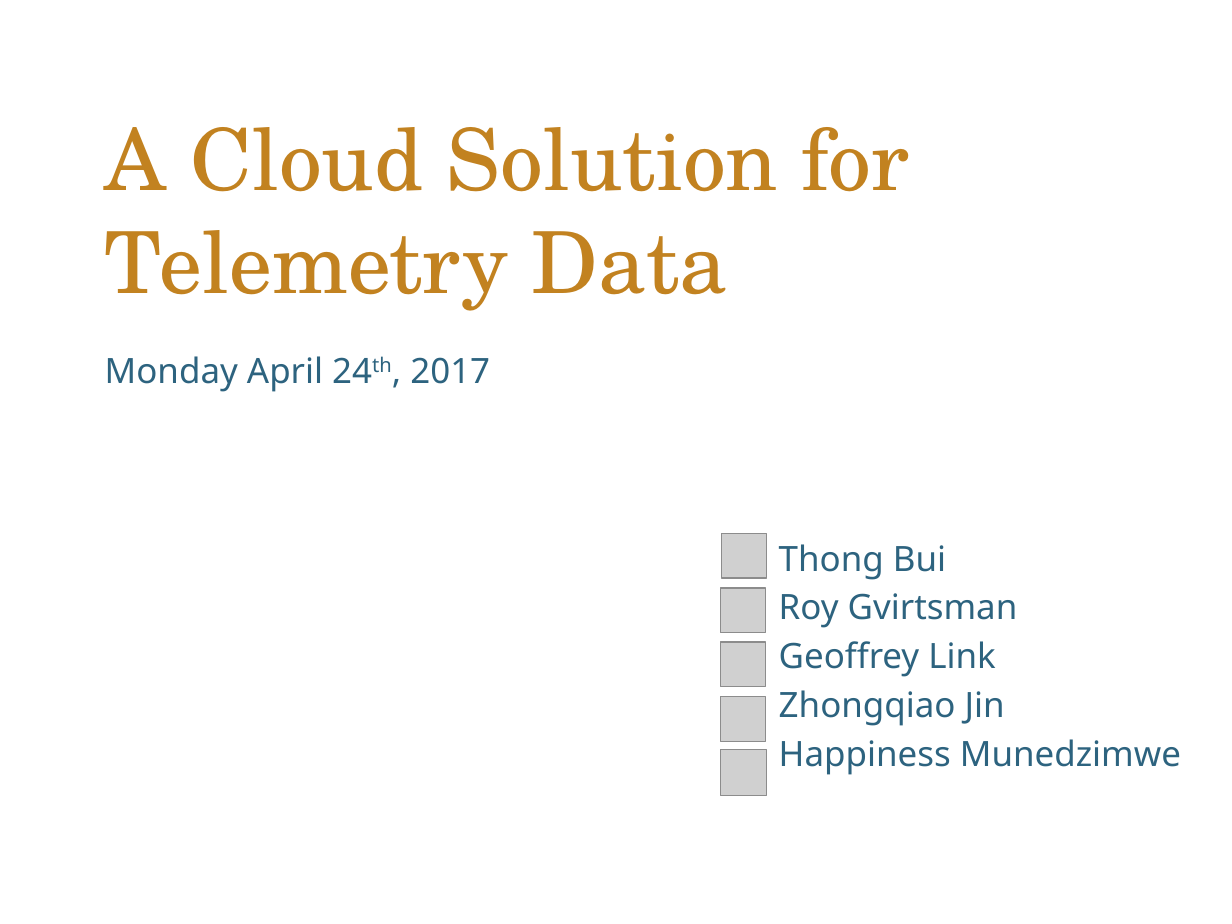
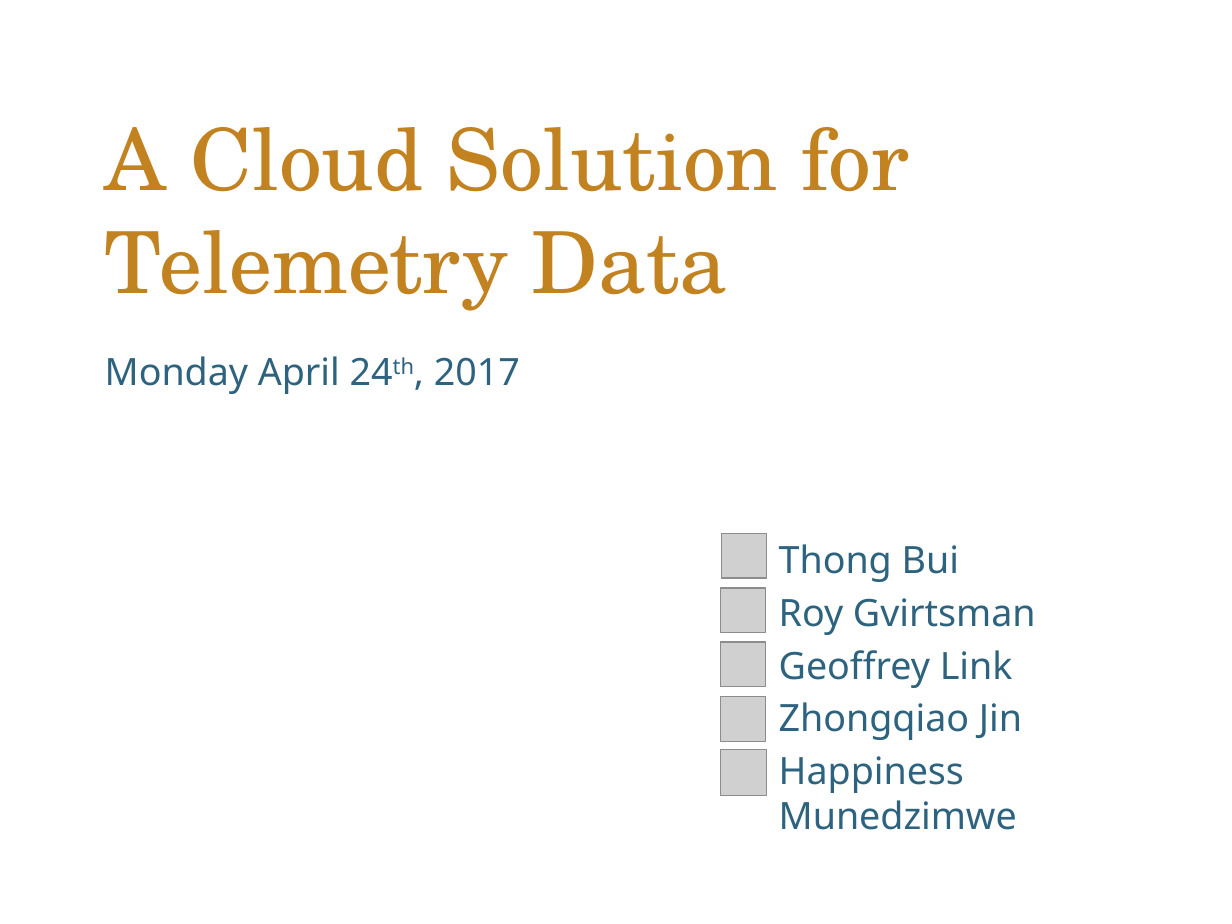
Before and after one commit to roygv/w251Final, a slide deck: slide 1 of Docs/Telemetry_Presentation_v08.pptx. Drawn at 1232x924 pixels with LibreOffice and Linux fonts; fonts in the diff are those of the drawing; grey boxes stand for pictures; background and template pictures are left out. Boxes give left, top, right and bottom in pixels: in the first picture for what was removed or moved away, otherwise in the second. Text is boxed around its words. In the diff, an @@ line names an element or a change of style, - is before the commit and + after.

```diff
--- a/Docs/Telemetry_Presentation_v08.pptx
+++ b/Docs/Telemetry_Presentation_v08.pptx
@@ text "Monday April 24th, 2017" at box(105, 356, 520, 394): size 20.4 to 22 pt @@
@@ text "Thong Bui" at box(779, 544, 1036, 793): size 20.4 to 22 pt @@
```
Also in this commit, not shown: 3 other slides changed, 1 slide added, 1 slide removed.
